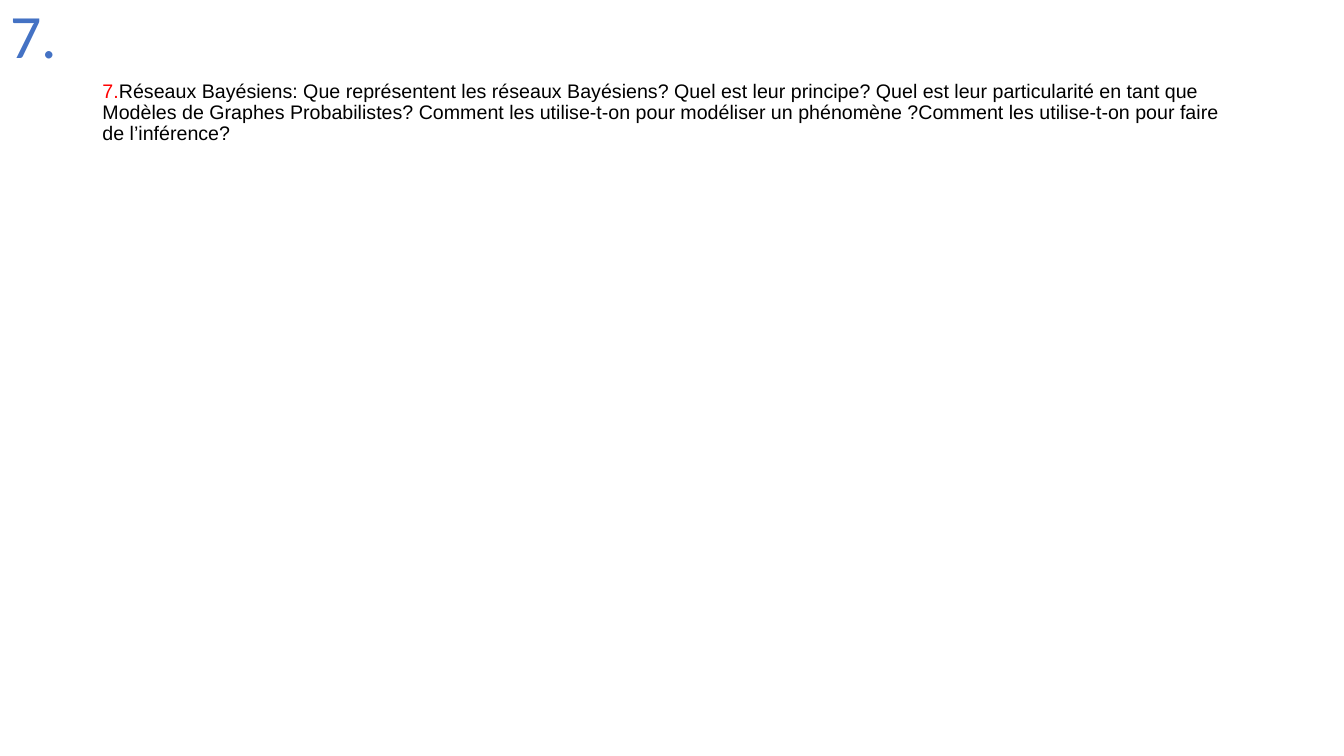
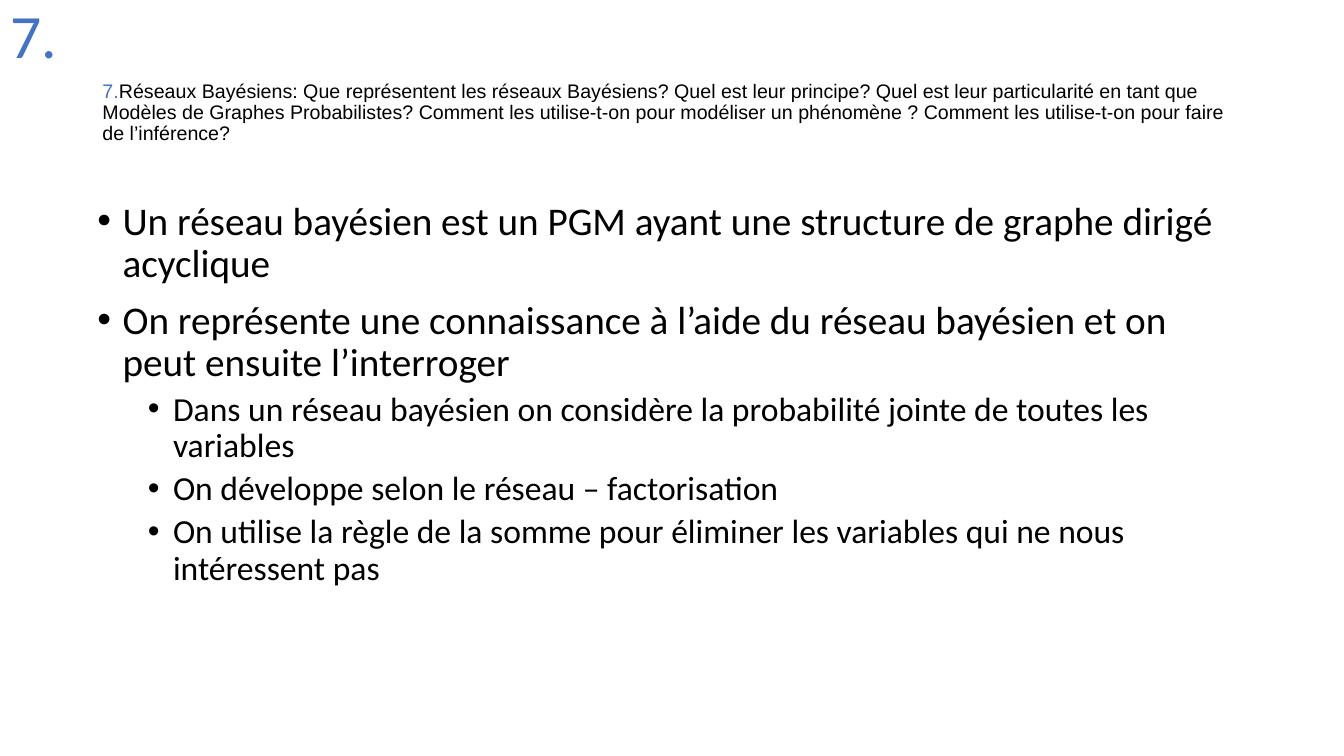
Before and after one commit to Joao-Quinta/Uni3eme, a slide deck: slide 27 of intelligenceArtificielle/Intelligence_artificielle_exam.pptx. Drawn at 1344x756 pixels with LibreOffice and Linux fonts; fonts in the diff are those of the drawing. Boxes give left, top, right and bottom in pixels: in the first picture for what was removed or moved away, otherwise in the second. Text is boxed around its words. In the diff, an @@ line names an element or a change of style, - is before the commit and + after.

```diff
--- a/intelligenceArtificielle/Intelligence_artificielle_exam.pptx
+++ b/intelligenceArtificielle/Intelligence_artificielle_exam.pptx
@@ title at [102,83,1223,141]: spaces changed @@
-7.Réseaux Bayésiens: Que représentent les réseaux Bayésiens? Quel est leur principe? Quel est leur particularité en tant que Modèles de Graphes Probabilistes? Comment les utilise-t-on pour modéliser un phénomène ?Comment les utilise-t-on pour faire de l’inférence?
+7.Réseaux Bayésiens: Que représentent les réseaux Bayésiens? Quel est leur principe? Quel est leur particularité en tant que Modèles de Graphes Probabilistes? Comment les utilise-t-on pour modéliser un phénomène ? Comment les utilise-t-on pour faire de l’inférence?
@@ text added at [123,207,1213,586], 24 pt, text #000000 @@
+• Un réseau bayésien est un PGM ayant une structure de graphe dirigé acyclique
+• On représente une connaissance à l’aide du réseau bayésien et on peut ensuite l’interroger
+  • Dans un réseau bayésien on considère la probabilité jointe de toutes les variables
+  • On développe selon le réseau – factorisation
+  • On utilise la règle de la somme pour éliminer les variables qui ne nous intéressent pas
```
Also in this commit, not shown: 4 other slides changed, 9 slides added.
